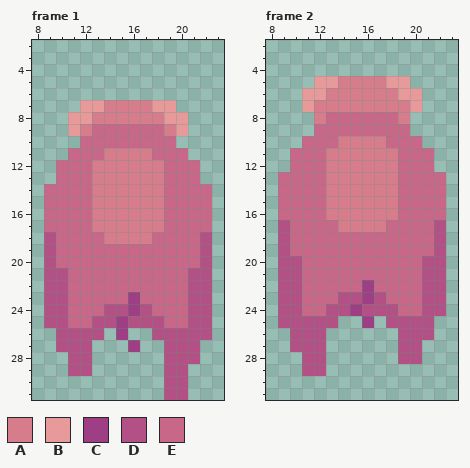
Edited in one commit: pixel-art file (Assets/Art/Characters/Enemy/Pig/Wander/Ase_Pig_Wander_Up.aseprite). Above: the version before the commit.
32x32 pixels, 8 frames. Shown: frame 1: x 8..23, y 2..31; frame 2: x 8..23, y 2..31. The commit also changed other frames, which this record leaves out.
Visible layers, top first: "Body", "Head".
Palette (. is transparent): A #d67c8a  B #e89999  C #9e3f85  D #b35086  E #c86787
Pixels before, frame 1, first column x 9:
 7 ...BBAAAABB...
 8 ..BBAAAAAABB..
 9 ..BAEEEEEEAB..
10 ...EEEEEEEE...
11 ..EEEAAAAEEE..
12 .EEEAAAAAAEEE.
13 .EEEAAAAAAEEE.
14 EEEEAAAAAAEEEE
15 EEEEAAAAAAEEEE
16 EEEEAAAAAAEEEE
17 EEEEAAAAAAEEEE
18 DEEEEAAAAEEEED
19 DEEEEEEEEEEEED
20 DEEEEEEEEEEEED
21 DDEEEEEEEEEEDD
22 DDEEEEEEEEEEDD
23 DDEEEEECEEEEDD
24 DDEEEDDCDEEEDD
25 DDEEDDCDDDEEDD
26 .DDDD.C..DDDDD
27 .DDD...C..DDD.
28 ..DD......DDD.
29 ..DD......DD..
30 ..........DD..
31 ..........DD..
Pixels before, frame 2, first column x 9:
 5 ...BBAAAABB...
 6 ..BBAAAAAABB..
 7 ..BAAAAAAAAB..
 8 ...AEEEEEEA...
 9 ...EEEEEEEE...
10 ..EEEAAAAEEE..
11 .EEEAAAAAAEEE.
12 .EEEAAAAAAEEE.
13 EEEEAAAAAAEEEE
14 EEEEAAAAAAEEEE
15 EEEEAAAAAAEEEE
16 EEEEAAAAAAEEEE
17 DEEEEAAAAEEEED
18 DEEEEEEEEEEEED
19 DEEEEEEEEEEEED
20 DDEEEEEEEEEEDD
21 DDEEEEEEEEEEDD
22 DDEEEEECEEEEDD
23 DDEEEDDCDEEEDD
24 DDEEDDCDDDEEDD
25 DDDDD..C.DDDD.
26 .DDD......DDD.
27 .DDD......DD..
28 ..DD......DD..
29 ..DD..........
New version:
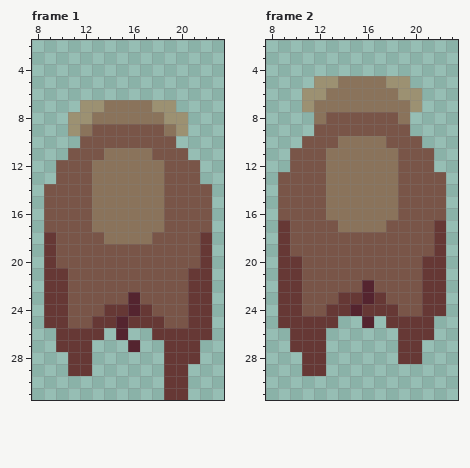
Message: Pig MudKick Added
Difference:
colour A: #d67c8a -> #8a735b
colour B: #e89999 -> #9c9172
colour C: #9e3f85 -> #54242f
colour D: #b35086 -> #663835
colour E: #c86787 -> #795548
